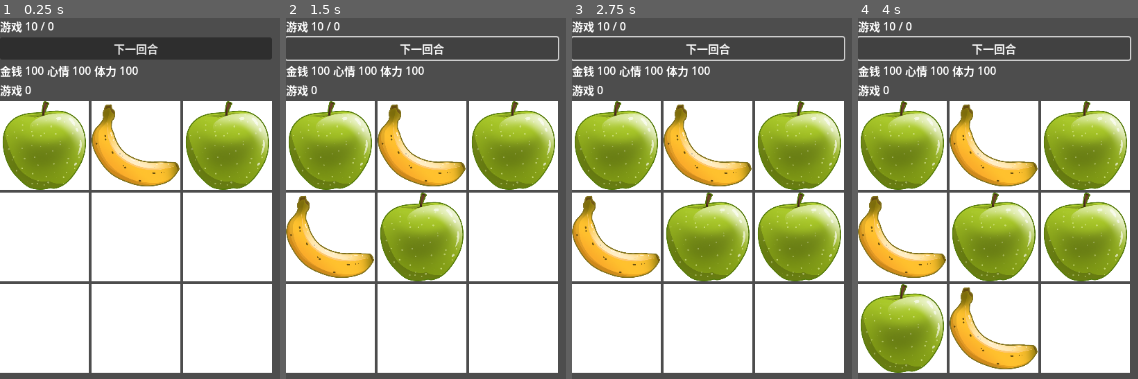
Above: before the commit, frames 1-4 (left to right).
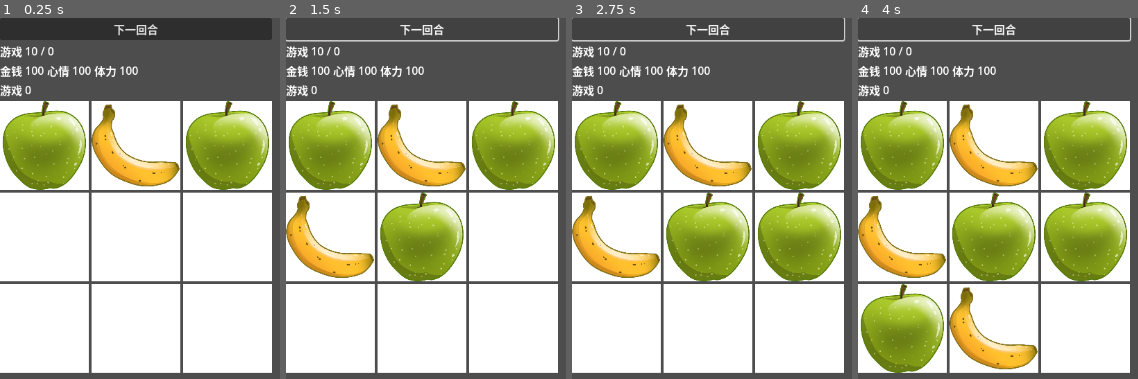
Above: after the commit, the same moments.

Repository: zuiyu1998/life-simulator
Game: Godot game, scene res://test/main_test.tscn
Same seed, same stepped clock (60 frames per second), same inputs: the game is played once before the commit and once after it.
Inputs:
- Up to frame 1 (0.25 s): no input
- Up to frame 2 (1.5 s): click "下一回合" at 0.5 s; click "下一回合" at 1.25 s
- Up to frame 3 (2.75 s): click "下一回合" at 2 s
- Up to frame 4 (4 s): tap Enter at 2.75 s; tap Space at 3.5 s

The runs differ from the first frame. In frame 1, 10% of the frame differs, in the area x 0-98%, y 0-12%; in frame 2, 2.8%; in frame 3, 2.8%; in frame 4, 2.8%.

Commit message:
refactor: 重构关卡

Diff:
--- a/src/level/chess_grid/chess_grid_panel.gd
+++ b/src/level/chess_grid/chess_grid_panel.gd
@@ -3,7 +3,6 @@
 
 const chess_slot_tscn = preload("res://src/level/chess_grid/chess_slot.tscn")
 
-@export
 var item_size: int = 9
 
 var chess_grid: ChessGrid
@@ -21,12 +20,10 @@
 		chess_slot.update_chess_bg(0)
 
 
-func init_chess_grid():
+func do_init(p_chess_grid: ChessGrid):
+	chess_grid = p_chess_grid
 	for x in range(0, item_size):
 		var chess_slot = chess_slot_tscn.instantiate() as ChessSlot
 
 		chess_slot.chess_grid_panel = self
 		add_child(chess_slot)
-
-func _ready() -> void:
-	init_chess_grid()
--- a/src/level/level.gd
+++ b/src/level/level.gd
@@ -7,12 +7,16 @@
 @onready var task_panel: TaskPanel = $VBoxContainer/TaskPanel
 
 # 棋盘
+@export
 var chess_grid: ChessGrid
 # 属性列表
+@export
 var skill_set: SkillSet
 # 棋子生成器
+@export
 var chess_spawner: ChessSpawner
 # 任务
+@export
 var task: Task
 
 # 关卡状态
@@ -48,6 +52,10 @@
 			task.handle_event(event)
 
 
+func on_task_finished():
+	print("on_task_finished")
+
+
 func init_chess_gain_handler_container():
 	var game_handler = GameChessGainHandler.new_handler(skill_set)
 	game_handler.skill_update.connect(on_skill_update)
@@ -58,9 +66,16 @@
 	skill_set_panel.update_skill(skill)
 
 
-func mount():
+func do_init() -> void:
+	task.finished.connect(on_task_finished)
 
-	task_panel.set_task(task)
+	chess_grid_panel.do_init(chess_grid)
+
+	task_panel.do_init(task)
+
+
+func _ready() -> void:
+	do_init()
 	chess_spawner.reset_start_end()
 
 	skill_set.skill_update.connect(update_skill)
@@ -93,6 +108,7 @@
 	var item = chess_grid.get_item(index)
 	chess_grid_panel.update_chess(index, item)
 
+
 func handle_merge(chess: Chess):
 	for cost in chess.costs:
 		var handler = chess_cost_handler_container.get_handler(cost.cost_name)
--- a/src/level/level.tscn
+++ b/src/level/level.tscn
@@ -2,7 +2,7 @@
 
 [ext_resource type="Script" uid="uid://drnncvhax3k8r" path="res://src/level/level.gd" id="1_xv147"]
 [ext_resource type="PackedScene" uid="uid://yv0gmg8jqdj7" path="res://src/level/chess_grid/chess_grid_panel.tscn" id="1_ybxv7"]
-[ext_resource type="PackedScene" uid="uid://bf8risaxu4qw6" path="res://src/level/task/task_panel.tscn" id="2_em31m"]
+[ext_resource type="Script" uid="uid://ruav3uabbb" path="res://src/level/task/task_panel.gd" id="2_em31m"]
 [ext_resource type="PackedScene" uid="uid://lt16vgxgdml5" path="res://src/level/level_state_panel.tscn" id="2_mpbj7"]
 [ext_resource type="PackedScene" uid="uid://dself3kpo8k42" path="res://src/level/skill_set/skill_set_panel.tscn" id="3_em31m"]
 
@@ -13,12 +13,13 @@
 offset_right = 146.0
 offset_bottom = 40.0
 
-[node name="TaskPanel" parent="VBoxContainer" instance=ExtResource("2_em31m")]
-layout_mode = 2
-
 [node name="Button" type="Button" parent="VBoxContainer"]
 layout_mode = 2
 text = "下一回合"
+
+[node name="TaskPanel" type="HBoxContainer" parent="VBoxContainer"]
+layout_mode = 2
+script = ExtResource("2_em31m")
 
 [node name="LevelStatePanel" parent="VBoxContainer" instance=ExtResource("2_mpbj7")]
 layout_mode = 2
--- a/src/level/task/game_task_item/game_task_item_panel.gd
+++ b/src/level/task/game_task_item/game_task_item_panel.gd
@@ -10,8 +10,10 @@
 	on_task_item_value_update(task_item.value)
 	update_task_item()
 
+
 func update_task_item():
 	task_item.value_update.connect(on_task_item_value_update)
 
+
 func on_task_item_value_update(value: int):
 	label_2.text = "%s / %s" % [task_item.target, value]
--- a/src/level/task/task_panel.gd
+++ b/src/level/task/task_panel.gd
@@ -11,11 +11,9 @@
 func _ready() -> void:
 	init_container()
 
-func set_task(p_task: Task):
-	for child in get_children():
-		self.remove_child(child)
-
-	for item in p_task.items:
+func do_init(p_task: Task):
+	task = p_task
+	for item in task.items:
 		var item_name = item.get_item_name()
 		var factory = container.get_task_item_panel_factory(item_name)
 		var node = factory.spawn(item)
--- a/src/task/task.gd
+++ b/src/task/task.gd
@@ -2,6 +2,7 @@
 class_name Task
 ## 任务
 
+signal finished
 
 @export
 var items: Array[TaskItem] = []
@@ -12,3 +13,7 @@
 		items[index].handle_event(event.instance)
 	else:
 		printerr("%s task item not found." % event.task_item_name)
+
+	var v_finished = !items.any(func (item: TaskItem): return item.is_finished())
+	if v_finished:
+		finished.emit()
--- a/src/task/task_item.gd
+++ b/src/task/task_item.gd
@@ -4,6 +4,8 @@
 func get_item_name() -> String:
 	return ""
 
+func is_finished() -> bool:
+	return false
 
 func handle_event(_event: ITaskItemEvent):
 	printerr("Task item handle event mut have impl.")
--- a/test/main_test.gd
+++ b/test/main_test.gd
@@ -1,10 +1,3 @@
 extends Node2D
 
 @onready var level: Level = $Level
-
-func _ready() -> void:
-	level.chess_grid = preload("res://test/data/chess_grid_defaullt.tres")
-	level.chess_spawner = preload("res://test/data/chess_spawner_default.tres")
-	level.skill_set = preload("res://test/data/skill_set_default.tres")
-	level.task = preload("res://test/data/task_test.tres")
-	level.mount()
--- a/test/main_test.tscn
+++ b/test/main_test.tscn
@@ -1,9 +1,17 @@
-[gd_scene load_steps=3 format=3 uid="uid://dpvqp7e2g1723"]
+[gd_scene load_steps=7 format=3 uid="uid://dpvqp7e2g1723"]
 
 [ext_resource type="Script" uid="uid://d3b8oivk8l3ff" path="res://test/main_test.gd" id="1_7otsb"]
 [ext_resource type="PackedScene" uid="uid://p643g17vxe5x" path="res://src/level/level.tscn" id="1_plck6"]
+[ext_resource type="Resource" uid="uid://bruupshb0pqjx" path="res://test/data/chess_grid_defaullt.tres" id="3_rp86j"]
+[ext_resource type="Resource" uid="uid://b4fxj4p6p3uc0" path="res://test/data/skill_set_default.tres" id="4_6dr14"]
+[ext_resource type="Resource" uid="uid://8vslk0no0a7" path="res://test/data/chess_spawner_default.tres" id="4_cf6f0"]
+[ext_resource type="Resource" uid="uid://b3rr3by3i80j1" path="res://test/data/task_test.tres" id="4_oeh2o"]
 
 [node name="MainTest" type="Node2D"]
 script = ExtResource("1_7otsb")
 
 [node name="Level" parent="." instance=ExtResource("1_plck6")]
+chess_grid = ExtResource("3_rp86j")
+skill_set = ExtResource("4_6dr14")
+chess_spawner = ExtResource("4_cf6f0")
+task = ExtResource("4_oeh2o")
Not shown: 1 places in src/level/task/task_panel.tscn that only renumber resources
